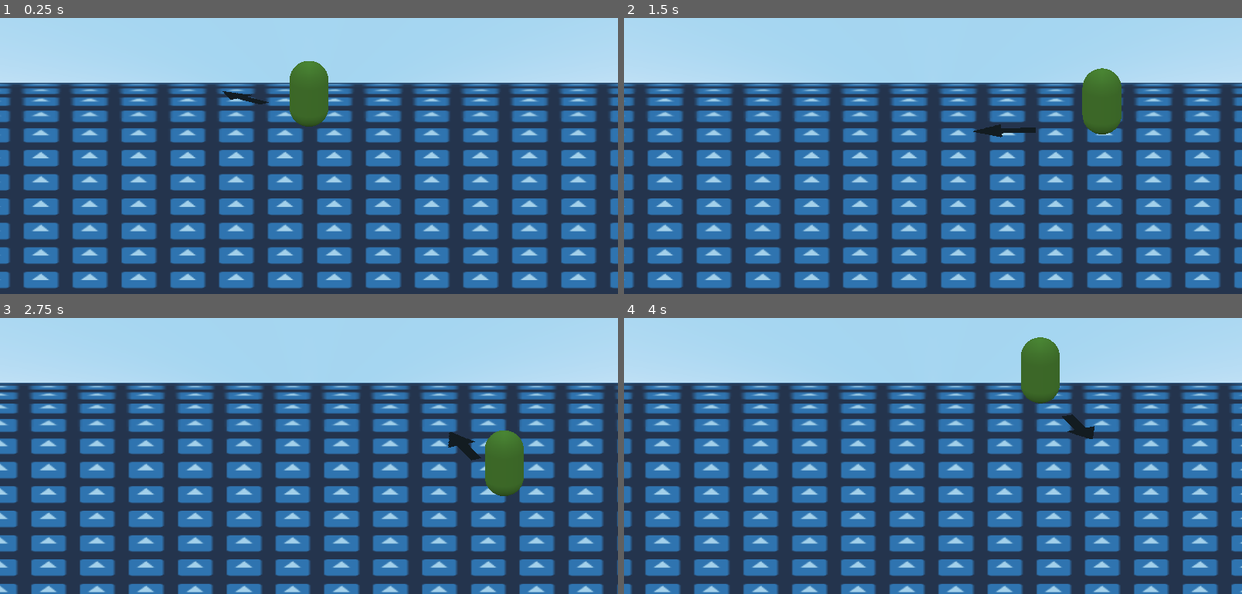
Above: before the commit, frames 1-4 (two rows, left to right).
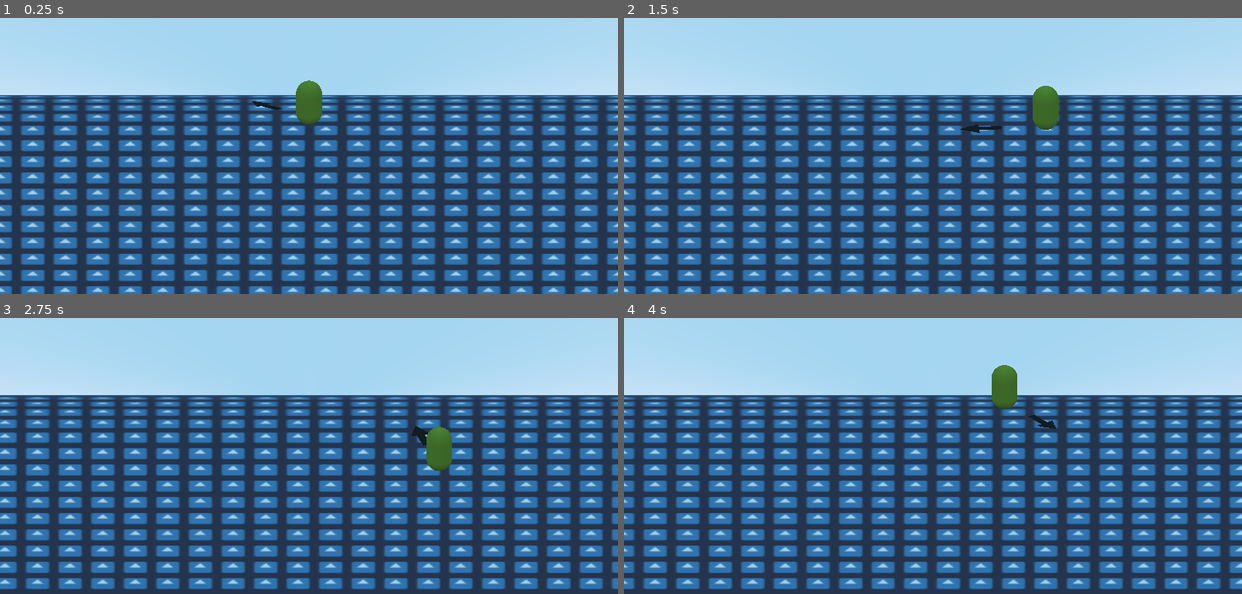
Above: after the commit, the same moments.

Repository: MTareqAzim/tag
Game: Godot game, scene res://Scenes/Worlds/World.tscn
The game is run twice, just before and just after one commit, with the same random seed, the same clock (stepped at 60 frames per second) and the same inputs. The engine's default icon, where the game draws it, is replaced by a stand-in: a white triangle on a blue panel in a dark square.
Inputs (mouse positions are in pixels of both pictures, inside the frame that each line leads up to):
- Up to frame 1 (0.25 s): no input
- Up to frame 2 (1.5 s): tap Enter at 0.5 s; move the mouse to (1068, 103) at 0.52 s; hold D (move_right) 0.53-1.28 s; move the mouse to (809, 136) at 1.27 s; hold S (move_back) from 1.28 s (still down)
- Up to frame 3 (2.75 s): move the mouse to (370, 342) at 2.02 s; release S (move_back) at 2.03 s; hold D (move_right) from 2.03 s (still down)
- Up to frame 4 (4 s): move the mouse to (902, 489) at 2.77 s; release D (move_right) at 2.78 s; hold W (move_forward) 2.78-3.53 s; move the mouse to (1118, 472) at 3.52 s; hold A (move_left) from 3.53 s (still down)

The runs differ from the first frame. In frame 1, 49% of the frame differs, in the area x 0-100%, y 15-100%; in frame 2, 49%, in the area x 0-100%, y 18-100%; in frame 3, 48%; in frame 4, 49%.

Commit message:
Fix camera running into rocks.

Diff:
--- a/Scenes/Cameras/CameraBody.tscn
+++ b/Scenes/Cameras/CameraBody.tscn
@@ -23,4 +23,4 @@
 transform = Transform( 1, 0, 0, 0, 1, 0, 0, 0, 1, 0, 0, 10 )
 projection = 1
 current = true
-size = 3.56
+size = 5.34
--- a/Scenes/Player/Player.tscn
+++ b/Scenes/Player/Player.tscn
@@ -36,7 +36,7 @@
 shader_param/texturemap = ExtResource( 15 )
 
 [node name="Player" type="KinematicBody"]
-collision_mask = 17
+collision_mask = 49
 script = ExtResource( 1 )
 max_speed = 500.0
 friction = 10.0
--- a/Scenes/Player/rocks_generator.gd
+++ b/Scenes/Player/rocks_generator.gd
@@ -10,5 +10,5 @@
 		var rocks_instance = rocks.instance()
 		var angle = Vector2.RIGHT.angle_to(target_direction)
 		rocks_instance.rotation.y = -angle
+		world.add_child(rocks_instance)
 		rocks_instance.global_transform.origin = global_transform.origin
-		world.add_child(rocks_instance)
--- a/Scenes/Rocks/RocksBody.tscn
+++ b/Scenes/Rocks/RocksBody.tscn
@@ -1,18 +1,59 @@
-[gd_scene load_steps=3 format=2]
+[gd_scene load_steps=6 format=2]
 
 [ext_resource path="res://Scenes/Rocks/RocksMesh.tscn" type="PackedScene" id=1]
+[ext_resource path="res://Scenes/Rocks/rocks_body.gd" type="Script" id=2]
 
 [sub_resource type="BoxShape" id=1]
 extents = Vector3( 0.8, 0.5, 1 )
 
+[sub_resource type="Animation" id=2]
+length = 0.001
+tracks/0/type = "value"
+tracks/0/path = NodePath("Spatial:translation")
+tracks/0/interp = 1
+tracks/0/loop_wrap = true
+tracks/0/imported = false
+tracks/0/enabled = true
+tracks/0/keys = {
+"times": PoolRealArray( 0 ),
+"transitions": PoolRealArray( 1 ),
+"update": 0,
+"values": [ Vector3( 0, 0, 0 ) ]
+}
+
+[sub_resource type="Animation" id=3]
+resource_name = "enter"
+length = 0.05
+step = 0.05
+tracks/0/type = "value"
+tracks/0/path = NodePath("Spatial:translation")
+tracks/0/interp = 1
+tracks/0/loop_wrap = true
+tracks/0/imported = false
+tracks/0/enabled = true
+tracks/0/keys = {
+"times": PoolRealArray( 0, 0.05 ),
+"transitions": PoolRealArray( 1, 1 ),
+"update": 0,
+"values": [ Vector3( 1, -1, 0 ), Vector3( 0, 0, 0 ) ]
+}
+
 [node name="RocksBody" type="RigidBody"]
-collision_layer = 16
+collision_layer = 32
 collision_mask = 0
 mode = 1
+script = ExtResource( 2 )
 
-[node name="Icosphere" parent="." instance=ExtResource( 1 )]
+[node name="Spatial" type="Spatial" parent="."]
+
+[node name="Icosphere" parent="Spatial" instance=ExtResource( 1 )]
 transform = Transform( -4.37114e-08, 0, 1, 0, 1, 0, -1, 0, -4.37114e-08, -0.7, 0, 0 )
+skeleton = NodePath("../..")
 
 [node name="CollisionShape" type="CollisionShape" parent="."]
 transform = Transform( 1, 0, 0, 0, 1, 0, 0, 0, 1, -1.2, 0.5, 0 )
 shape = SubResource( 1 )
+
+[node name="AnimationPlayer" type="AnimationPlayer" parent="."]
+anims/RESET = SubResource( 2 )
+anims/enter = SubResource( 3 )
--- /dev/null
+++ b/Scenes/Rocks/rocks_body.gd
@@ -0,0 +1,5 @@
+extends RigidBody
+
+
+func _ready():
+	$AnimationPlayer.play("enter")
--- a/project.godot
+++ b/project.godot
@@ -398,6 +398,7 @@
 
 3d_physics/layer_1="Entity"
 3d_physics/layer_5="Map"
+3d_physics/layer_6="Terrain"
 3d_physics/layer_10="Camera"
 
 [physics]
